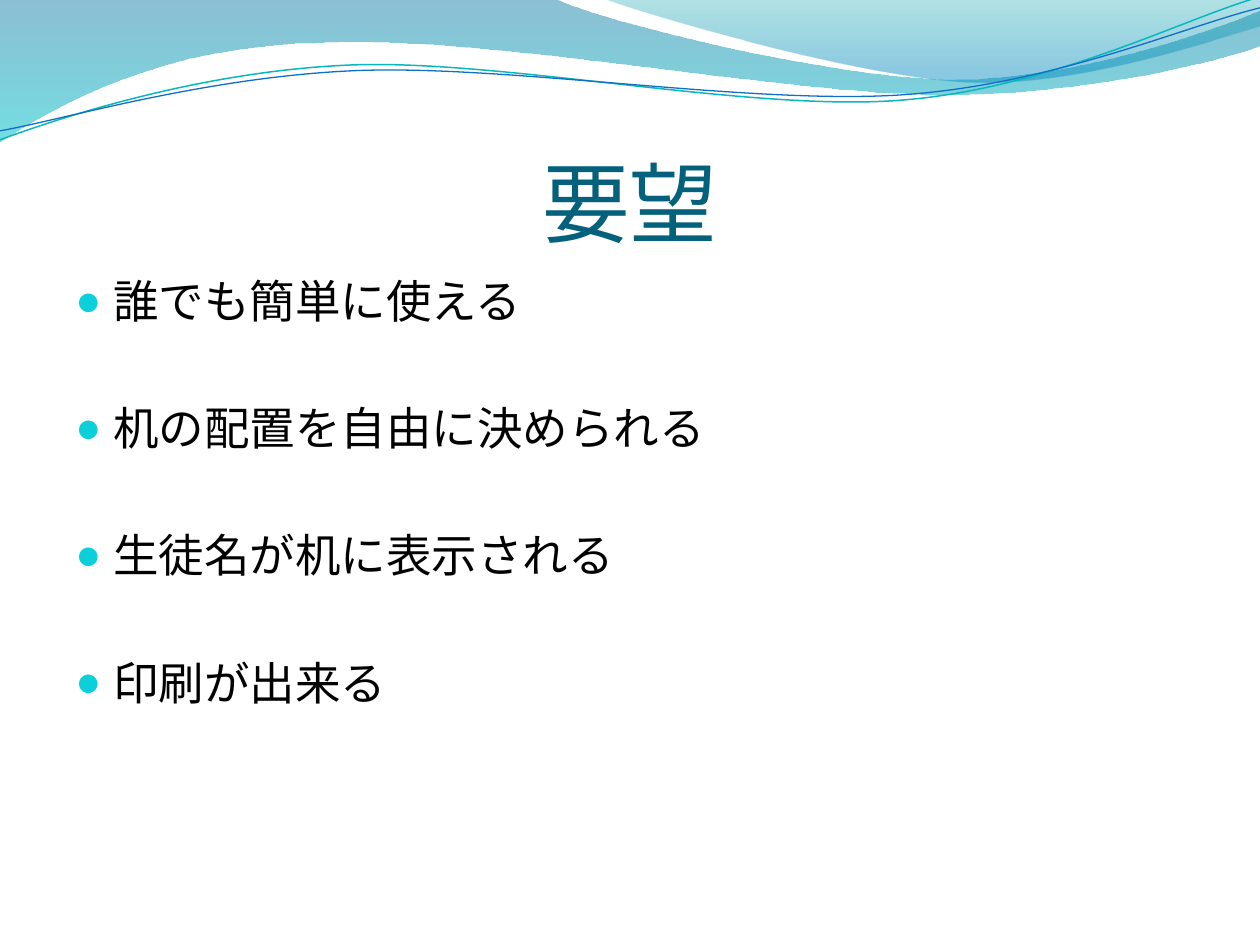
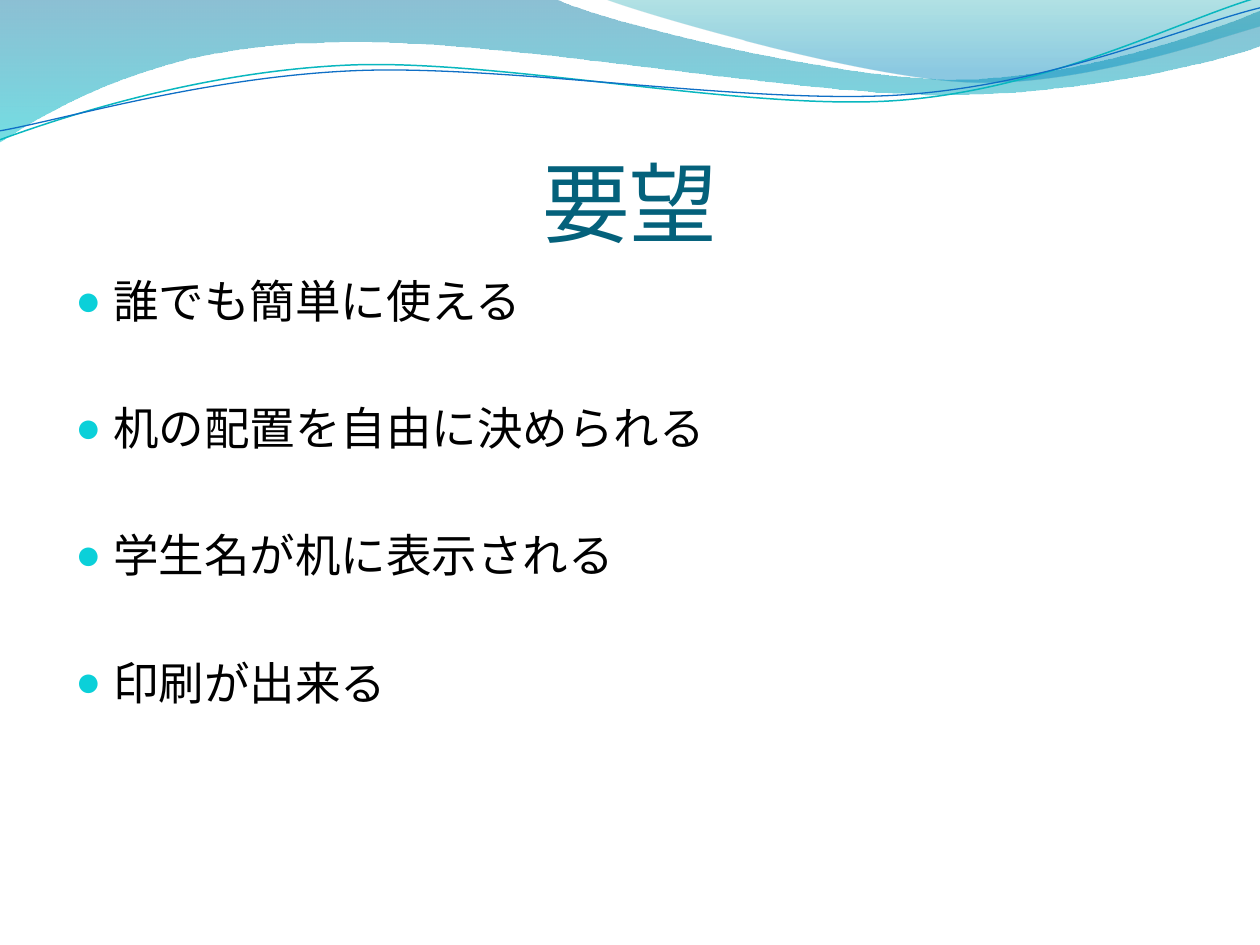
Before and after one commit to opu-yokotalab/learn-zaseki, a slide deck: slide 4 of インターン発表.pptx. Drawn at 1260x945 pixels with LibreOffice and Linux fonts; fonts in the diff are those of the drawing; background and template pictures are left out. Boxes give left, top, right and bottom in pixels: in the first picture for what was removed or moved away, otherwise in the second. Text is boxed around its words. In the diff, an @@ line names an element or a change of style, - is before the commit and + after.

```diff
--- a/インターン発表.pptx
+++ b/インターン発表.pptx
@@ text at (113,533,614,576): text changed @@
-● 生徒名が机に表示される
+● 学生名が机に表示される
```
Also in this commit, not shown: 6 other slides changed.
